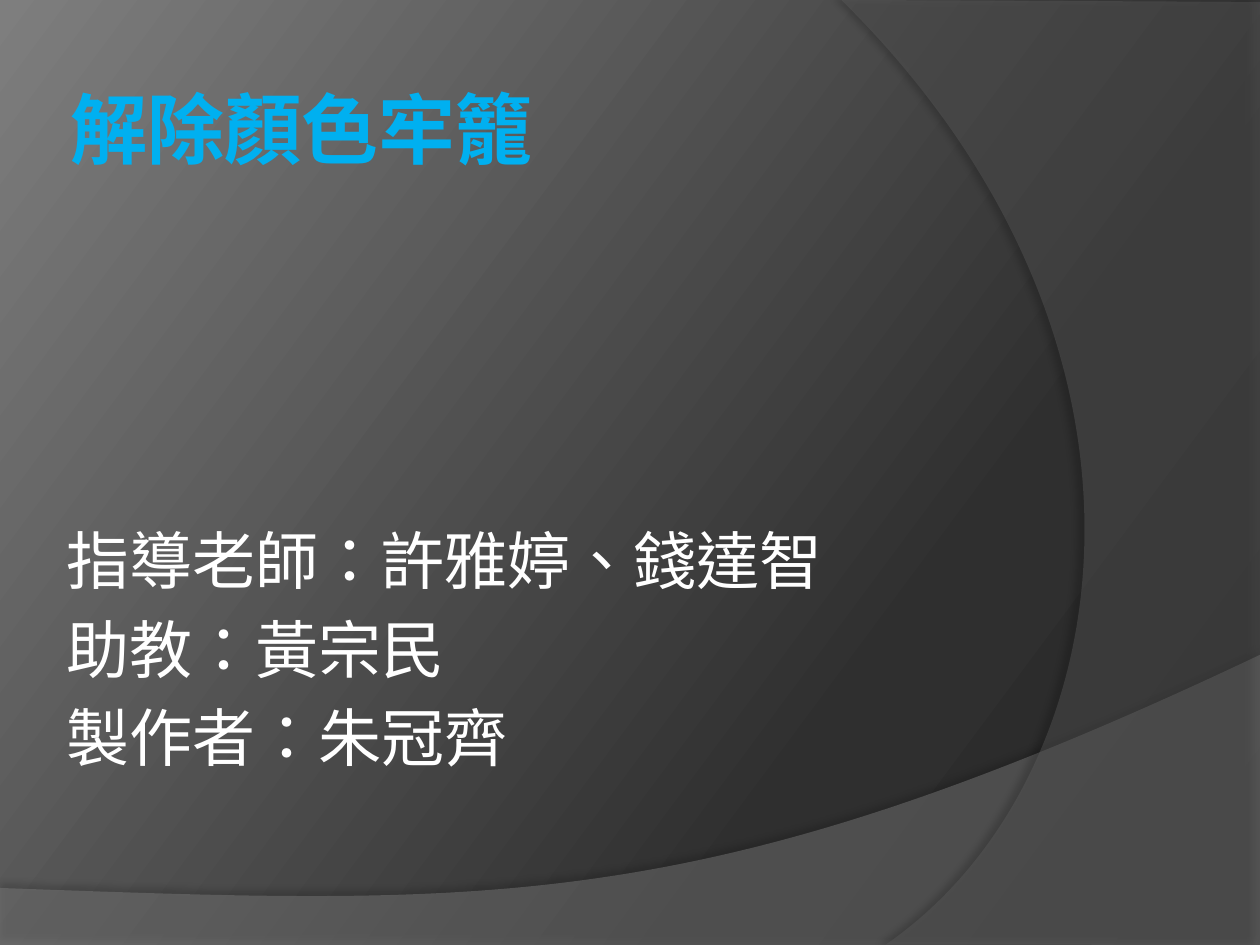
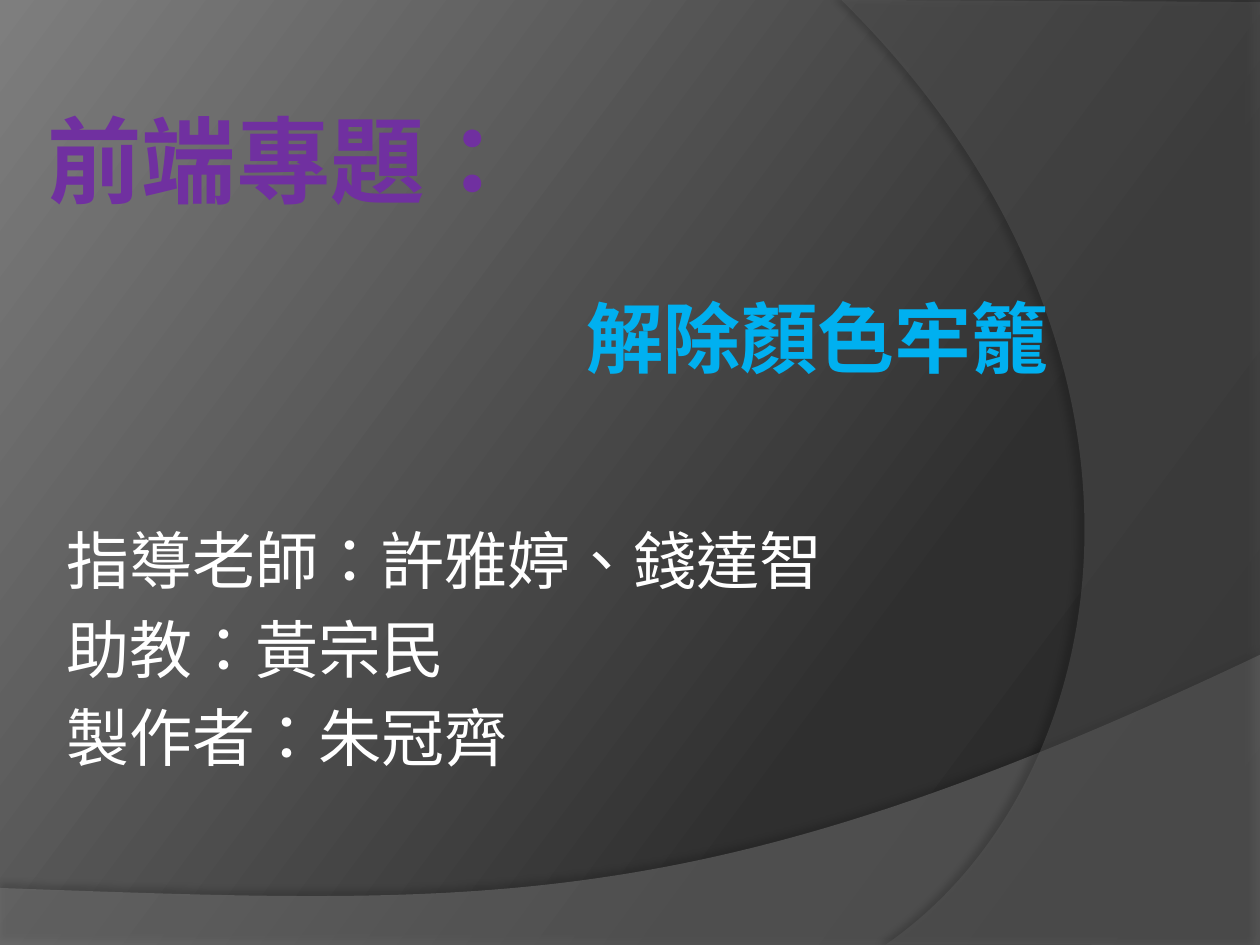
Before and after one commit to chu1015/-, a slide deck: slide 1 of Project/小專題報告.pptx. Drawn at 1260x945 pixels with LibreOffice and Linux fonts; fonts in the diff are those of the drawing. Boxes give left, top, right and bottom in pixels: in the first picture for what was removed or moved away, otherwise in the second. Text is boxed around its words. In the diff, an @@ line names an element or a change of style, - is before the commit and + after.

```diff
--- a/Project/小專題報告.pptx
+++ b/Project/小專題報告.pptx
@@ text added at bbox=[47, 116, 519, 204], 54 pt, text #7030A0, bold @@
+前端專題：
@@ title "解除顏色牢籠": place and size @@
-title "解除顏色牢籠" at bbox=[71, 92, 533, 165]
+title "解除顏色牢籠" at bbox=[587, 300, 1049, 374]
```
Also in this commit, not shown: 5 other slides changed.
